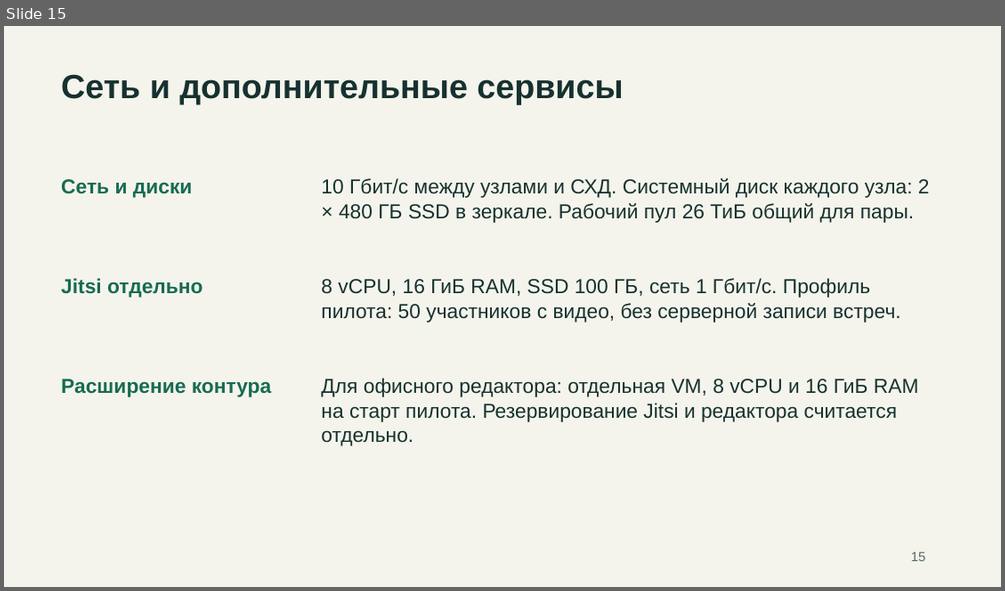
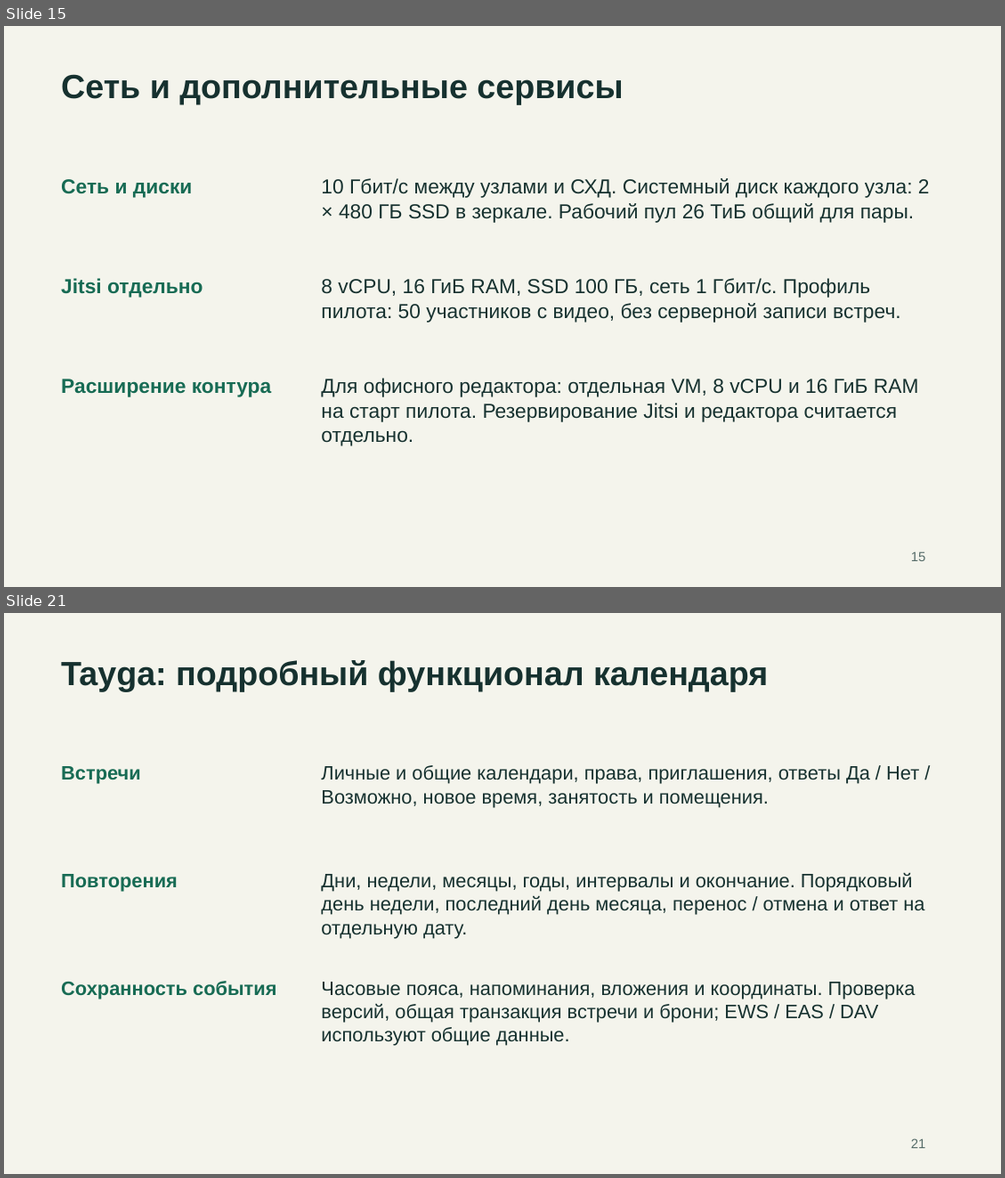
Before and after one commit to rkislov/tayga-mail-server, a slide deck: docs/presentations/tayga-competitors-2026-11-19.pptx. Shown one above the other, each under a label of ours: slide 15 before the commit, slides 15 and 21 after it; the slides between them are not shown. The pictures are 1005x591 and 1005x1178 pixels, drawn with LibreOffice and Linux fonts; fonts in the diff are those of the drawing. Boxes give left, top, right and bottom in pixels: in the first picture for what was removed or moved away, otherwise in the second. Text is boxed around its words. In the diff, an @@ line names an element or a change of style, - is before the commit and + after.

```diff
--- a/docs/presentations/tayga-competitors-2026-11-19.pptx
+++ b/docs/presentations/tayga-competitors-2026-11-19.pptx
@@ slide 21 added at (x1=4, y1=613, x2=1001, y2=1174), background #F4F4EC @@
@@ text added at (x1=61, y1=660, x2=768, y2=692), 32.2 pt, text #16312F, bold @@
+Tayga: подробный функционал календаря
@@ text added at (x1=61, y1=766, x2=141, y2=784), 18.8 pt, text #176B54, bold @@
+Встречи
@@ text added at (x1=321, y1=765, x2=919, y2=807), 18.8 pt, text #16312F @@
+Личные и общие календари, права, приглашения, ответы Да / Нет / Возможно, новое время, занятость и помещения.
@@ text added at (x1=61, y1=874, x2=178, y2=892), 18.8 pt, text #176B54, bold @@
+Повторения
@@ text added at (x1=321, y1=872, x2=924, y2=938), 18.8 pt, text #16312F @@
+Дни, недели, месяцы, годы, интервалы и окончание. Порядковый день недели, последний день месяца, перенос / отмена и ответ на отдельную дату.
@@ text added at (x1=61, y1=981, x2=276, y2=999), 18.8 pt, text #176B54, bold @@
+Сохранность события
@@ text added at (x1=321, y1=981, x2=915, y2=1046), 18.8 pt, text #16312F @@
+Часовые пояса, напоминания, вложения и координаты. Проверка версий, общая транзакция встречи и брони; EWS / EAS / DAV используют общие данные.
@@ text added at (x1=911, y1=1138, x2=926, y2=1148), 12.8 pt, text #566C69 @@
+21
```
Also in this commit, not shown: 3 slides changed, 17 other slides added, 2 other files.
